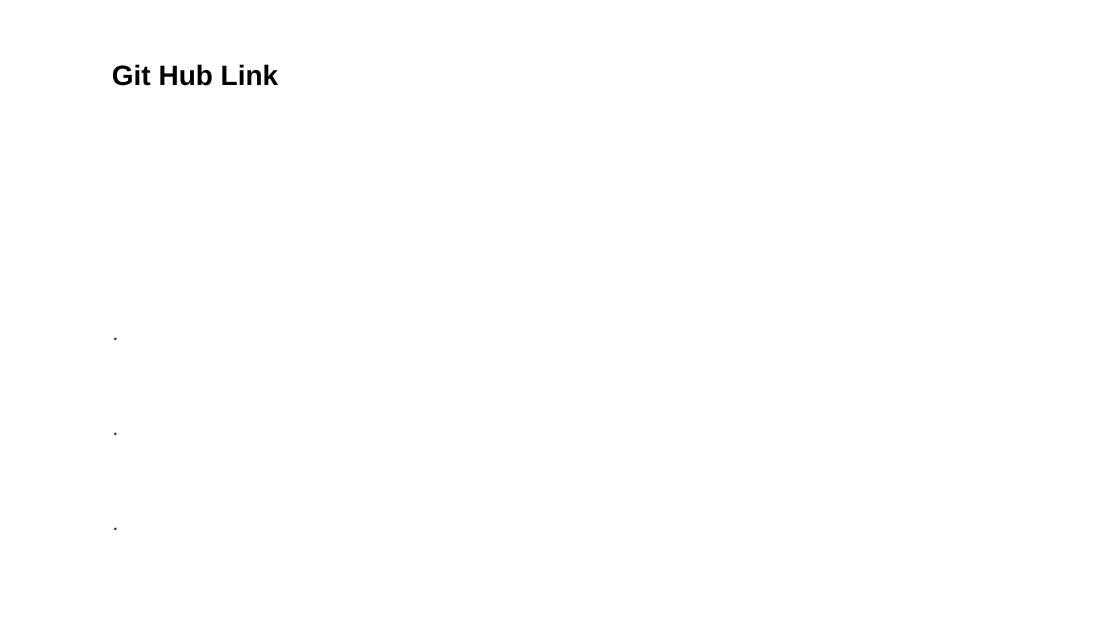
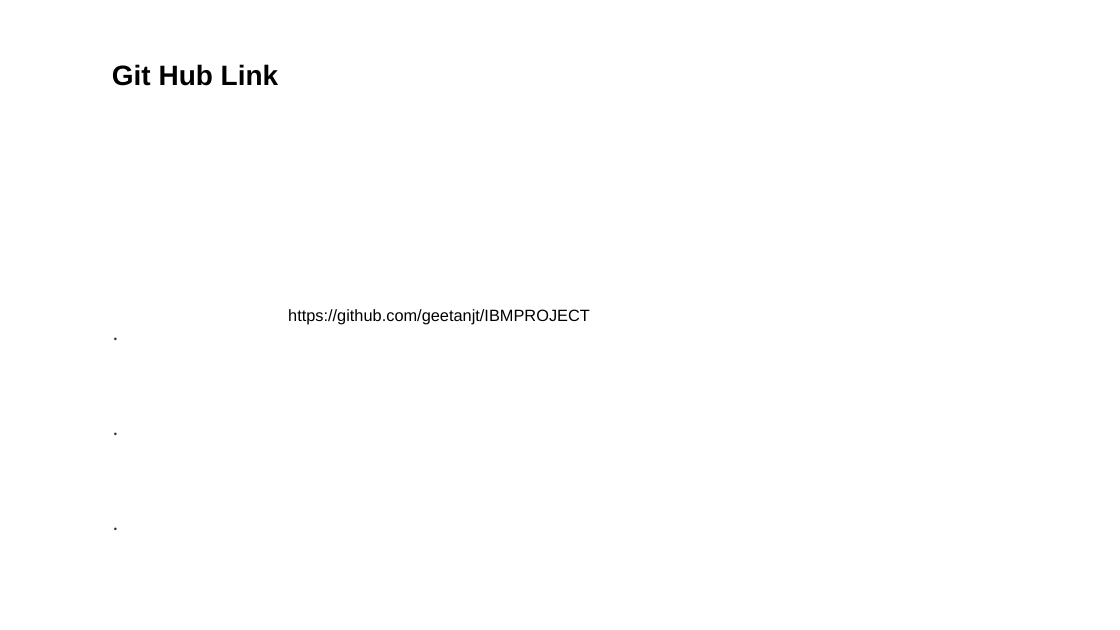
Before and after one commit to geetanjt/IBMPROJECT, a slide deck: slide 12 of Geetanjali.pptx. Drawn at 1120x630 pixels with LibreOffice and Linux fonts; fonts in the diff are those of the drawing. Boxes give left, top, right and bottom in pixels: in the first picture for what was removed or moved away, otherwise in the second. Text is boxed around its words. In the diff, an @@ line names an element or a change of style, - is before the commit and + after.

```diff
--- a/Geetanjali.pptx
+++ b/Geetanjali.pptx
@@ text added at [288,309,590,325], 14 pt, text #000000 @@
+https://github.com/geetanjt/IBMPROJECT
```
